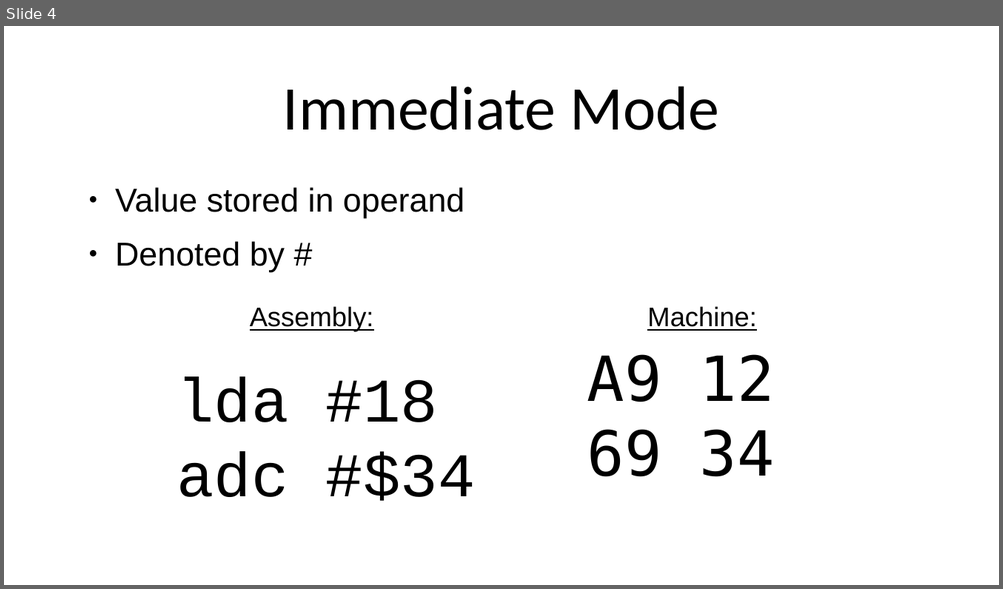
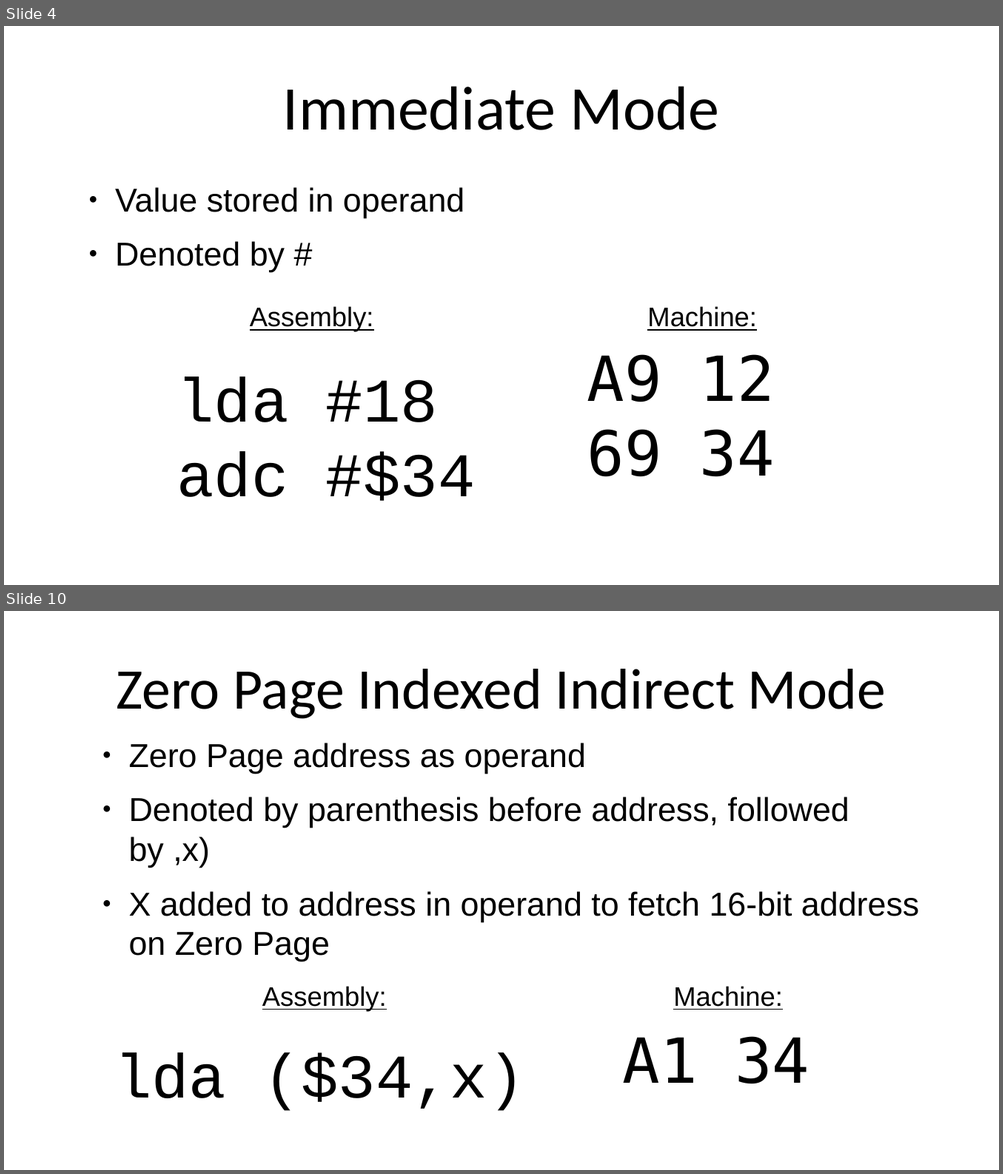
Before and after one commit to SlithyMatt/x16-assembly-tutorial, a slide deck: Lesson2/Lesson2.odp. Shown one above the other, each under a label of ours: slide 4 before the commit, slides 4 and 10 after it; the slides between them are not shown. The pictures are 1003x589 and 1003x1174 pixels, drawn with LibreOffice and Linux fonts; fonts in the diff are those of the drawing. Boxes give left, top, right and bottom in pixels: in the first picture for what was removed or moved away, otherwise in the second. Text is boxed around its words. In the diff, an @@ line names an element or a change of style, - is before the commit and + after.

```diff
--- a/Lesson2/Lesson2.odp
+++ b/Lesson2/Lesson2.odp
@@ slide 10 added at box(4, 611, 999, 1170), background #FFFFFF @@
@@ title added at box(116, 669, 886, 719), 55.5 pt, text #000000 @@
+Zero Page Indexed Indirect Mode
@@ text added at box(129, 743, 919, 962), 32 pt, text #000000 @@
+● Zero Page address as operand
+● Denoted by parenthesis before address, followed by ,x)
+● X added to address in operand to fetch 16-bit address on Zero Page
@@ text added at box(262, 986, 387, 1012), 26 pt, text #000000, underline @@
+Assembly:
@@ text added at box(673, 986, 782, 1010), 26 pt, text #000000, underline @@
+Machine:
@@ text added at box(114, 1053, 525, 1111), 60 pt, text #000000 @@
+lda ($34,x)
@@ text added at box(623, 1037, 809, 1085), 60 pt, text #000000 @@
+A1 34
```
Also in this commit, not shown: 1 slide changed, 11 other slides added, 1 slide removed, 2 other files.
